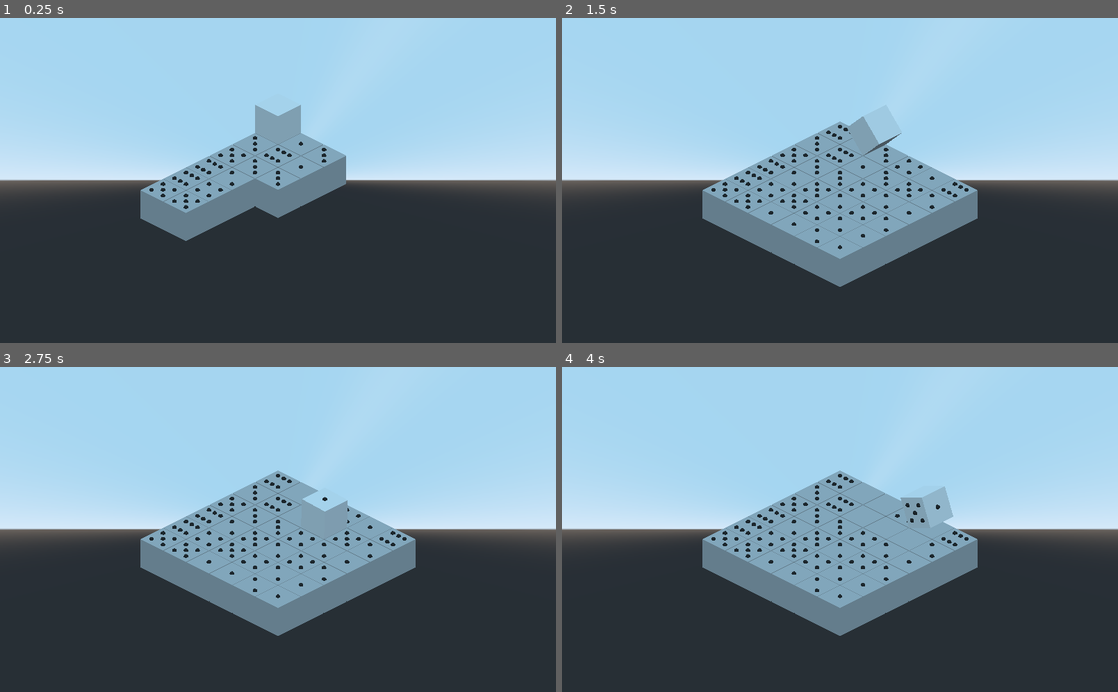
Above: before the commit, frames 1-4 (two rows, left to right).
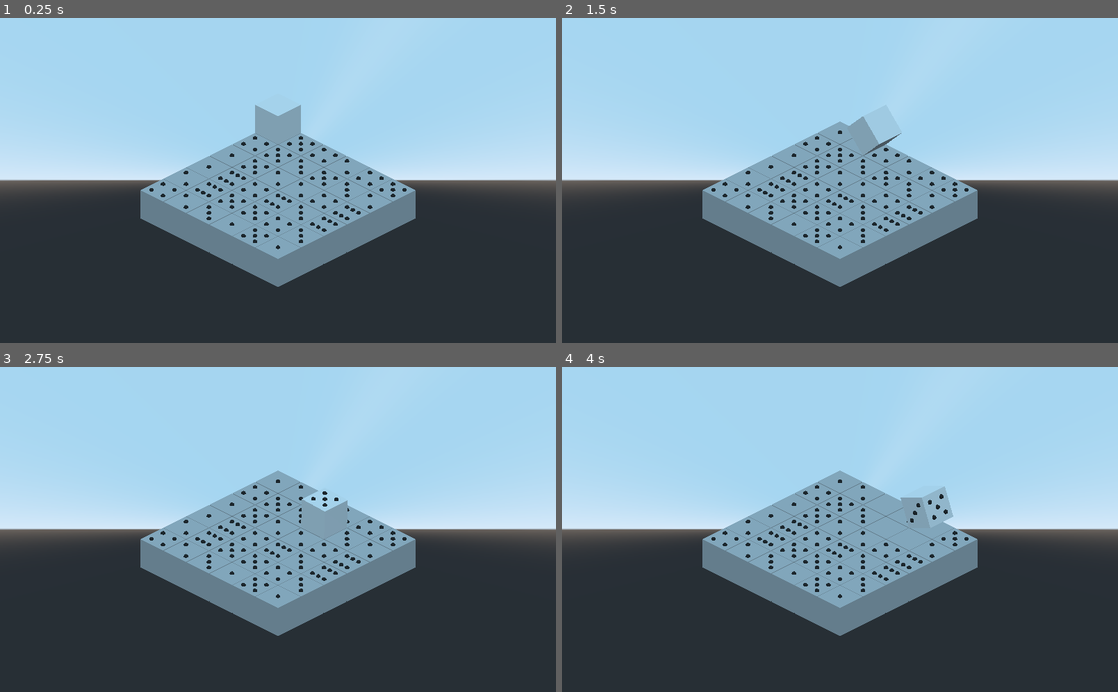
Above: after the commit, the same moments.

Repository: suaveware/gmtk-jam-2022
Game: Godot game, scene res://Main.tscn
Two runs of this game, one before a commit and one after it. Both use one fixed random seed, a clock stepped at 60 frames per second and the inputs below.
Inputs:
- Up to frame 1 (0.25 s): no input
- Up to frame 2 (1.5 s): hold D (roll_right) 0.53-1.28 s; hold S (roll_down) from 1.28 s (still down)
- Up to frame 3 (2.75 s): release S (roll_down) at 2.03 s; hold D (roll_right) from 2.03 s (still down)
- Up to frame 4 (4 s): release D (roll_right) at 2.78 s; hold W (roll_up) 2.78-3.53 s; hold A (roll_left) from 3.53 s (still down)

The runs differ from the first frame. In frame 1, 9.3% of the frame differs, in the area x 28-75%, y 36-83%; in frame 2, 0.7%; in frame 3, 0.7%; in frame 4, 0.7%.
Error before the commit: Invalid call. Nonexistent function 'load_level' in base 'Spatial (Grid.gd)'. (res://Main.gd:9)

Commit message:
fix grid

Diff:
--- a/src/classes/Grid.gd
+++ b/src/classes/Grid.gd
@@ -17,23 +17,24 @@
 			positions[Vector2(i, j)] = {}
 
 func _ready() -> void:
-	generate()
+	pass
 
 
-func generate() -> void:
-	var new_tiles := []
-
+func load_level(level: Level = null):
+	if(level):
+		for tile in level.Tiles:
+			instantiate_tile(tile.x, tile.y, tile.z)
+			pass
 	for i in range(0, width):
 		for j in range(0, height):
-			var new_tile = tile.instance()
-			new_tile.value = rand_range(0,6)
-			new_tiles.push_back(new_tile)
-			yield(get_tree(), "idle_frame")
-			new_tile.translation = (Vector3(i * tile_size, 0, j * tile_size))
-			get_parent().add_child(new_tile)
+			instantiate_tile(i, j, rand_range(1,7))
 
-			positions[Vector2(i, j)] = new_tile
-
+func instantiate_tile(x: int, y: int, value: int):
+	var new_tile = tile.instance()
+	new_tile.value = value
+	get_parent().call_deferred("add_child", new_tile)
+	new_tile.translation = (Vector3(x, 0, y) * tile_size)
+	positions[Vector2(x, y)] = new_tile
 
 func _on_Player_moved(direction: Vector3) -> void:
 	match direction:
